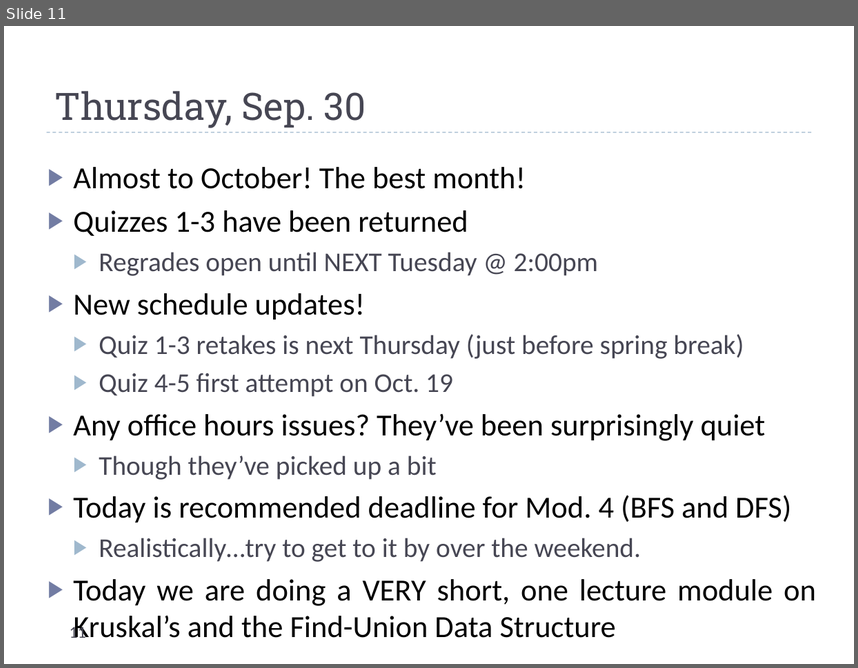
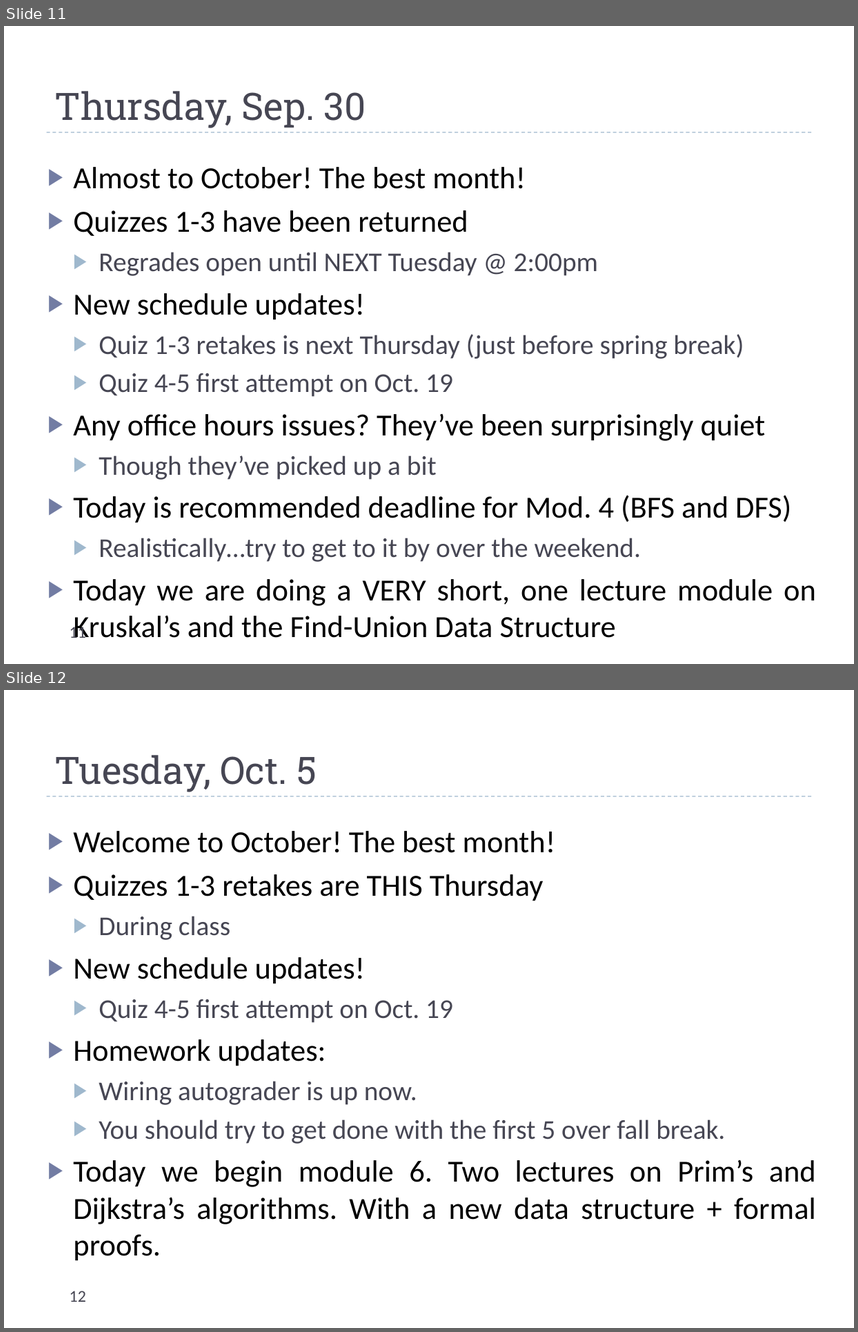
Before and after one commit to uva-cs/cs4102-f21, a slide deck: slides/dailyannouncements_mf.pptx. Shown one above the other, each under a label of ours: slide 11 before the commit, slides 11 and 12 after it. The pictures are 858x668 and 858x1332 pixels, drawn with LibreOffice and Linux fonts; fonts in the diff are those of the drawing. Boxes give left, top, right and bottom in pixels: in the first picture for what was removed or moved away, otherwise in the second. Text is boxed around its words. In the diff, an @@ line names an element or a change of style, - is before the commit and + after.

Commit message:
adding new announcements

```diff
--- a/slides/dailyannouncements_mf.pptx
+++ b/slides/dailyannouncements_mf.pptx
@@ slide 12 added at (x1=4, y1=690, x2=854, y2=1328), background #FFFFFF; not listed: 1 template element that a slide beside it also shows @@
@@ title added at (x1=55, y1=755, x2=317, y2=792), 32 pt, text #464653 @@
+Tuesday, Oct. 5
@@ text added at (x1=73, y1=831, x2=816, y2=1261), 26 pt, text #000000 @@
+▶ Welcome to October! The best month!
+▶ Quizzes 1-3 retakes are THIS Thursday
+  ▶ During class
+▶ New schedule updates!
+  ▶ Quiz 4-5 first attempt on Oct. 19
+▶ Homework updates:
+  ▶ Wiring autograder is up now.
+  ▶ You should try to get done with the first 5 over fall break.
+▶ Today we begin module 6. Two lectures on Prim’s and Dijkstra’s algorithms. With a new data structure + formal proofs.
@@ page number added at (x1=70, y1=1290, x2=86, y2=1301), 14 pt, text #464653 @@
+12
```
